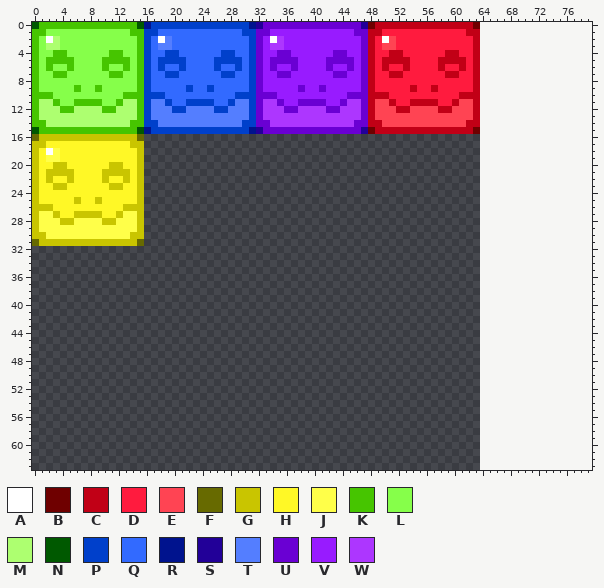
Sprite sheet, stored at FroggoTetrisAttack/Content/Objects/Textures/blocks.png. Above is the file before it was changed.
The file is 64x64 pixels. The old version is drawn lined up with the new one, on the new canvas.
Palette (. is transparent): A #ffffff  B #6f0000  C #c10016  D #ff1b3e  E #ff4453  F #676a00  G #c9c500  H #fff826  J #ffff49  K #46c500  L #86ff4a  M #adff70  N #005900  P #0040cb  Q #326aff  R #00138e  S #220098  T #547eff  U #6a00d3  V #981bff  W #ad36ff
Pixels before (only the part around the change), first column x 0:
 0 NKKKKKKKKKKKKKKNRPPPPPPPPPPPPPPRSUUUUUUUUUUUUUUSBCCCCCCCCCCCCCCB................
 1 KKLLLLLLLLLLLLKKPPQQQQQQQQQQQQPPUUVVVVVVVVVVVVUUCCDDDDDDDDDDDDCC................
 2 KLAMLLLLLLLLLLLKPQATQQQQQQQQQQQPUVAWVVVVVVVVVVVUCDAEDDDDDDDDDDDC................
 3 KLMMLLLLLLLLLLLKPQTTQQQQQQQQQQQPUVWWVVVVVVVVVVVUCDEEDDDDDDDDDDDC................
 4 KLLKKLLLLLLKKLLKPQQPPQQQQQQPPQQPUVVUUVVVVVVUUVVUCDDCCDDDDDDCCDDC................
 5 KLKKKKLLLLKKKKLKPQPPPPQQQQPPPPQPUVUUUUVVVVUUUUVUCDCCCCDDDDCCCCDC................
 6 KLKLLKLLLLKLLKLKPQPQQPQQQQPQQPQPUVUVVUVVVVUVVUVUCDCDDCDDDDCDDCDC................
 7 KLLKKLLLLLLKKLLKPQQPPQQQQQQPPQQPUVVUUVVVVVVUUVVUCDDCCDDDDDDCCDDC................
 8 KLLLLLLLLLLLLLLKPQQQQQQQQQQQQQQPUVVVVVVVVVVVVVVUCDDDDDDDDDDDDDDC................
 9 KLLLLLKLLKLLLLLKPQQQQQPQQPQQQQQPUVVVVVUVVUVVVVVUCDDDDDCDDCDDDDDC................
10 KKKLLLLLLLLLLKKKPPPQQQQQQQQQQPPPUUUVVVVVVVVVVUUUCCCDDDDDDDDDDCCC................
11 KMMKLLKKKKLLKMMKPTTPQQPPPPQQPTTPUWWUVVUUUUVVUWWUCEECDDCCCCDDCEEC................
12 KMMMKKMMMMKKMMMKPTTTPPTTTTPPTTTPUWWWUUWWWWUUWWWUCEEECCEEEECCEEEC................
13 KMMMMMMMMMMMMMMKPTTTTTTTTTTTTTTPUWWWWWWWWWWWWWWUCEEEEEEEEEEEEEEC................
14 KKMMMMMMMMMMMMKKPPTTTTTTTTTTTTPPUUWWWWWWWWWWWWUUCCEEEEEEEEEEEECC................
15 NKKKKKKKKKKKKKKNRPPPPPPPPPPPPPPRSUUUUUUUUUUUUUUSBCCCCCCCCCCCCCCB................
16 FGGGGGGGGGGGGGGF................................................................
17 GGHHHHHHHHHHHHGG................................................................
18 GHAJHHHHHHHHHHHG................................................................
19 GHJJHHHHHHHHHHHG................................................................
20 GHHGGHHHHHHGGHHG................................................................
21 GHGGGGHHHHGGGGHG................................................................
22 GHGHHGHHHHGHHGHG................................................................
23 GHHGGHHHHHHGGHHG................................................................
24 GHHHHHHHHHHHHHHG................................................................
25 GHHHHHGHHGHHHHHG................................................................
26 GGGHHHHHHHHHHGGG................................................................
27 GJJGHHGGGGHHGJJG................................................................
28 GJJJGGJJJJGGJJJG................................................................
29 GJJJJJJJJJJJJJJG................................................................
30 GGJJJJJJJJJJJJGG................................................................
31 FGGGGGGGGGGGGGGF................................................................
32 ................................................................................
33 ................................................................................
34 ................................................................................
35 ................................................................................
36 ................................................................................
37 ................................................................................
38 ................................................................................
39 ................................................................................
40 ................................................................................
41 ................................................................................
42 ................................................................................
43 ................................................................................
44 ................................................................................
45 ................................................................................
46 ................................................................................
47 ................................................................................
48 ................................................................................
49 ................................................................................
50 ................................................................................
51 ................................................................................
52 ................................................................................
53 ................................................................................
54 ................................................................................
55 ................................................................................
56 ................................................................................
57 ................................................................................
58 ................................................................................
59 ................................................................................
60 ................................................................................
61 ................................................................................
62 ................................................................................
63 ................................................................................
Once edited:
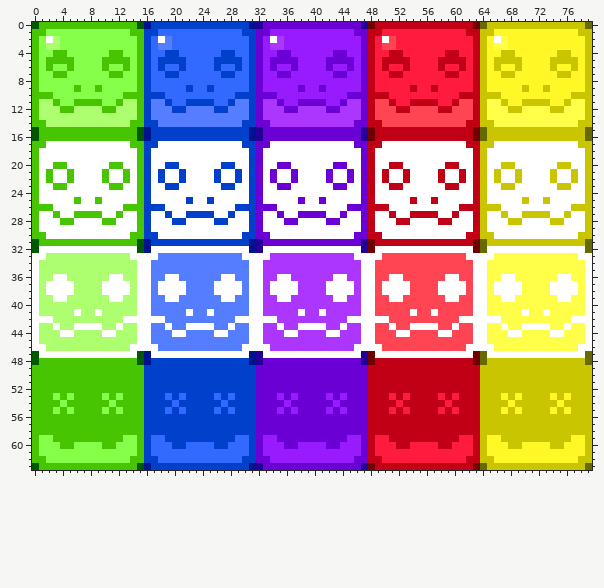
What changed:
canvas 64x64 -> 80x64
Changed rows in their new state; - is an unchanged pixel.
first column x 0:
 0 ----------------------------------------------------------------FGGGGGGGGGGGGGGF
 1 ----------------------------------------------------------------GGHHHHHHHHHHHHGG
 2 ----------------------------------------------------------------GHAJHHHHHHHHHHHG
 3 ----------------------------------------------------------------GHJJHHHHHHHHHHHG
 4 ----------------------------------------------------------------GHHGGHHHHHHGGHHG
 5 ----------------------------------------------------------------GHGGGGHHHHGGGGHG
 6 ----------------------------------------------------------------GHGHHGHHHHGHHGHG
 7 ----------------------------------------------------------------GHHGGHHHHHHGGHHG
 8 ----------------------------------------------------------------GHHHHHHHHHHHHHHG
 9 ----------------------------------------------------------------GHHHHHGHHGHHHHHG
10 ----------------------------------------------------------------GGGHHHHHHHHHHGGG
11 ----------------------------------------------------------------GJJGHHGGGGHHGJJG
12 ----------------------------------------------------------------GJJJGGJJJJGGJJJG
13 ----------------------------------------------------------------GJJJJJJJJJJJJJJG
14 ----------------------------------------------------------------GGJJJJJJJJJJJJGG
15 ----------------------------------------------------------------FGGGGGGGGGGGGGGF
16 NKKKKKKKKKKKKKKNRPPPPPPPPPPPPPPRSUUUUUUUUUUUUUUSBCCCCCCCCCCCCCCBFGGGGGGGGGGGGGGF
17 KKAAAAAAAAAAAAKKPPAAAAAAAAAAAAPPUUAAAAAAAAAAAAUUCCAAAAAAAAAAAACCGGAAAAAAAAAAAAGG
18 KA-AAAAAAAAAAAAKPAAAAAAAAAAAAAAPUAAAAAAAAAAAAAAUCAAAAAAAAAAAAAACGAAAAAAAAAAAAAAG
19 KAAAAAAAAAAAAAAKPAAAAAAAAAAAAAAPUAAAAAAAAAAAAAAUCAAAAAAAAAAAAAACGAAAAAAAAAAAAAAG
20 KAAKKAAAAAAKKAAKPAAPPAAAAAAPPAAPUAAUUAAAAAAUUAAUCAACCAAAAAACCAACGAAGGAAAAAAGGAAG
21 KAKAAKAAAAKAAKAKPAPAAPAAAAPAAPAPUAUAAUAAAAUAAUAUCACAACAAAACAACACGAGAAGAAAAGAAGAG
22 KAKAAKAAAAKAAKAKPAPAAPAAAAPAAPAPUAUAAUAAAAUAAUAUCACAACAAAACAACACGAGAAGAAAAGAAGAG
23 KAAKKAAAAAAKKAAKPAAPPAAAAAAPPAAPUAAUUAAAAAAUUAAUCAACCAAAAAACCAACGAAGGAAAAAAGGAAG
24 KAAAAAAAAAAAAAAKPAAAAAAAAAAAAAAPUAAAAAAAAAAAAAAUCAAAAAAAAAAAAAACGAAAAAAAAAAAAAAG
25 KAAAAAKAAKAAAAAKPAAAAAPAAPAAAAAPUAAAAAUAAUAAAAAUCAAAAACAACAAAAACGAAAAAGAAGAAAAAG
26 KKKAAAAAAAAAAKKKPPPAAAAAAAAAAPPPUUUAAAAAAAAAAUUUCCCAAAAAAAAAACCCGGGAAAAAAAAAAGGG
27 KAAKAAKKKKAAKAAKPAAPAAPPPPAAPAAPUAAUAAUUUUAAUAAUCAACAACCCCAACAACGAAGAAGGGGAAGAAG
28 KAAAKKAAAAKKAAAKPAAAPPAAAAPPAAAPUAAAUUAAAAUUAAAUCAAACCAAAACCAAACGAAAGGAAAAGGAAAG
29 KAAAAAAAAAAAAAAKPAAAAAAAAAAAAAAPUAAAAAAAAAAAAAAUCAAAAAAAAAAAAAACGAAAAAAAAAAAAAAG
30 KKAAAAAAAAAAAAKKPPAAAAAAAAAAAAPPUUAAAAAAAAAAAAUUCCAAAAAAAAAAAACCGGAAAAAAAAAAAAGG
31 NKKKKKKKKKKKKKKNRPPPPPPPPPPPPPPRSUUUUUUUUUUUUUUSBCCCCCCCCCCCCCCBFGGGGGGGGGGGGGGF
32 NAAAAAAAAAAAAAANRAAAAAAAAAAAAAARSAAAAAAAAAAAAAASBAAAAAAAAAAAAAABFAAAAAAAAAAAAAAF
33 AAMMMMMMMMMMMMAAAATTTTTTTTTTTTAAAAWWWWWWWWWWWWAAAAEEEEEEEEEEEEAAAAJJJJJJJJJJJJAA
34 AMMMMMMMMMMMMMMAATTTTTTTTTTTTTTAAWWWWWWWWWWWWWWAAEEEEEEEEEEEEEEAAJJJJJJJJJJJJJJA
35 AMMMMMMMMMMMMMMAATTTTTTTTTTTTTTAAWWWWWWWWWWWWWWAAEEEEEEEEEEEEEEAAJJJJJJJJJJJJJJA
36 AMMAAMMMMMMAAMMAATTAATTTTTTAATTAAWWAAWWWWWWAAWWAAEEAAEEEEEEAAEEAAJJAAJJJJJJAAJJA
37 AMAAAAMMMMAAAAMAATAAAATTTTAAAATAAWAAAAWWWWAAAAWAAEAAAAEEEEAAAAEAAJAAAAJJJJAAAAJA
38 AMAAAAMMMMAAAAMAATAAAATTTTAAAATAAWAAAAWWWWAAAAWAAEAAAAEEEEAAAAEAAJAAAAJJJJAAAAJA
39 AMMAAMMMMMMAAMMAATTAATTTTTTAATTAAWWAAWWWWWWAAWWAAEEAAEEEEEEAAEEAAJJAAJJJJJJAAJJA
40 AMMMMMMMMMMMMMMAATTTTTTTTTTTTTTAAWWWWWWWWWWWWWWAAEEEEEEEEEEEEEEAAJJJJJJJJJJJJJJA
41 AMMMMMAMMAMMMMMAATTTTTATTATTTTTAAWWWWWAWWAWWWWWAAEEEEEAEEAEEEEEAAJJJJJAJJAJJJJJA
42 AAAMMMMMMMMMMAAAAAATTTTTTTTTTAAAAAAWWWWWWWWWWAAAAAAEEEEEEEEEEAAAAAAJJJJJJJJJJAAA
43 AMMAMMAAAAMMAMMAATTATTAAAATTATTAAWWAWWAAAAWWAWWAAEEAEEAAAAEEAEEAAJJAJJAAAAJJAJJA
44 AMMMAAMMMMAAMMMAATTTAATTTTAATTTAAWWWAAWWWWAAWWWAAEEEAAEEEEAAEEEAAJJJAAJJJJAAJJJA
45 AMMMMMMMMMMMMMMAATTTTTTTTTTTTTTAAWWWWWWWWWWWWWWAAEEEEEEEEEEEEEEAAJJJJJJJJJJJJJJA
46 AAMMMMMMMMMMMMAAAATTTTTTTTTTTTAAAAWWWWWWWWWWWWAAAAEEEEEEEEEEEEAAAAJJJJJJJJJJJJAA
47 NAAAAAAAAAAAAAANRAAAAAAAAAAAAAARSAAAAAAAAAAAAAASBAAAAAAAAAAAAAABFAAAAAAAAAAAAAAF
48 NKKKKKKKKKKKKKKNRPPPPPPPPPPPPPPRSUUUUUUUUUUUUUUSBCCCCCCCCCCCCCCBFGGGGGGGGGGGGGGF
49 KKKKKKKKKKKKKKKKPPPPPPPPPPPPPPPPUUUUUUUUUUUUUUUUCCCCCCCCCCCCCCCCGGGGGGGGGGGGGGGG
50 KKKKKKKKKKKKKKKKPPPPPPPPPPPPPPPPUUUUUUUUUUUUUUUUCCCCCCCCCCCCCCCCGGGGGGGGGGGGGGGG
51 KKKKKKKKKKKKKKKKPPPPPPPPPPPPPPPPUUUUUUUUUUUUUUUUCCCCCCCCCCCCCCCCGGGGGGGGGGGGGGGG
52 KKKKKKKKKKKKKKKKPPPPPPPPPPPPPPPPUUUUUUUUUUUUUUUUCCCCCCCCCCCCCCCCGGGGGGGGGGGGGGGG
53 KKKLKLKKKKLKLKKKPPPQPQPPPPQPQPPPUUUVUVUUUUVUVUUUCCCDCDCCCCDCDCCCGGGHGHGGGGHGHGGG
54 KKKKLKKKKKKLKKKKPPPPQPPPPPPQPPPPUUUUVUUUUUUVUUUUCCCCDCCCCCCDCCCCGGGGHGGGGGGHGGGG
55 KKKLKLKKKKLKLKKKPPPQPQPPPPQPQPPPUUUVUVUUUUVUVUUUCCCDCDCCCCDCDCCCGGGHGHGGGGHGHGGG
56 KKKKKKKKKKKKKKKKPPPPPPPPPPPPPPPPUUUUUUUUUUUUUUUUCCCCCCCCCCCCCCCCGGGGGGGGGGGGGGGG
57 KKKKKKKKKKKKKKKKPPPPPPPPPPPPPPPPUUUUUUUUUUUUUUUUCCCCCCCCCCCCCCCCGGGGGGGGGGGGGGGG
58 KKKKKKKKKKKKKKKKPPPPPPPPPPPPPPPPUUUUUUUUUUUUUUUUCCCCCCCCCCCCCCCCGGGGGGGGGGGGGGGG
59 KLLKKKKKKKKKKLLKPQQPPPPPPPPPPQQPUVVUUUUUUUUUUVVUCDDCCCCCCCCCCDDCGHHGGGGGGGGGGHHG
60 KLLLKKLLLLKKLLLKPQQQPPQQQQPPQQQPUVVVUUVVVVUUVVVUCDDDCCDDDDCCDDDCGHHHGGHHHHGGHHHG
61 KLLLLLLLLLLLLLLKPQQQQQQQQQQQQQQPUVVVVVVVVVVVVVVUCDDDDDDDDDDDDDDCGHHHHHHHHHHHHHHG
62 KKLLLLLLLLLLLLKKPPQQQQQQQQQQQQPPUUVVVVVVVVVVVVUUCCDDDDDDDDDDDDCCGGHHHHHHHHHHHHGG
63 NKKKKKKKKKKKKKKNRPPPPPPPPPPPPPPRSUUUUUUUUUUUUUUSBCCCCCCCCCCCCCCBFGGGGGGGGGGGGGGF
Boxes around the changes in both pictures, in picture pixels (x1, y1, x2, y2):
changed: (32, 22, 592, 470)
